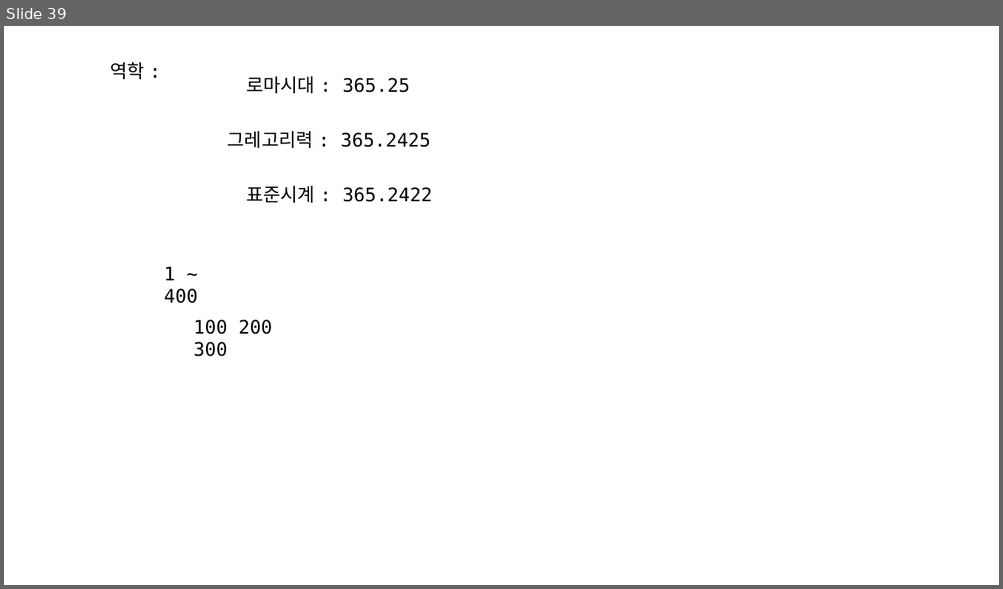
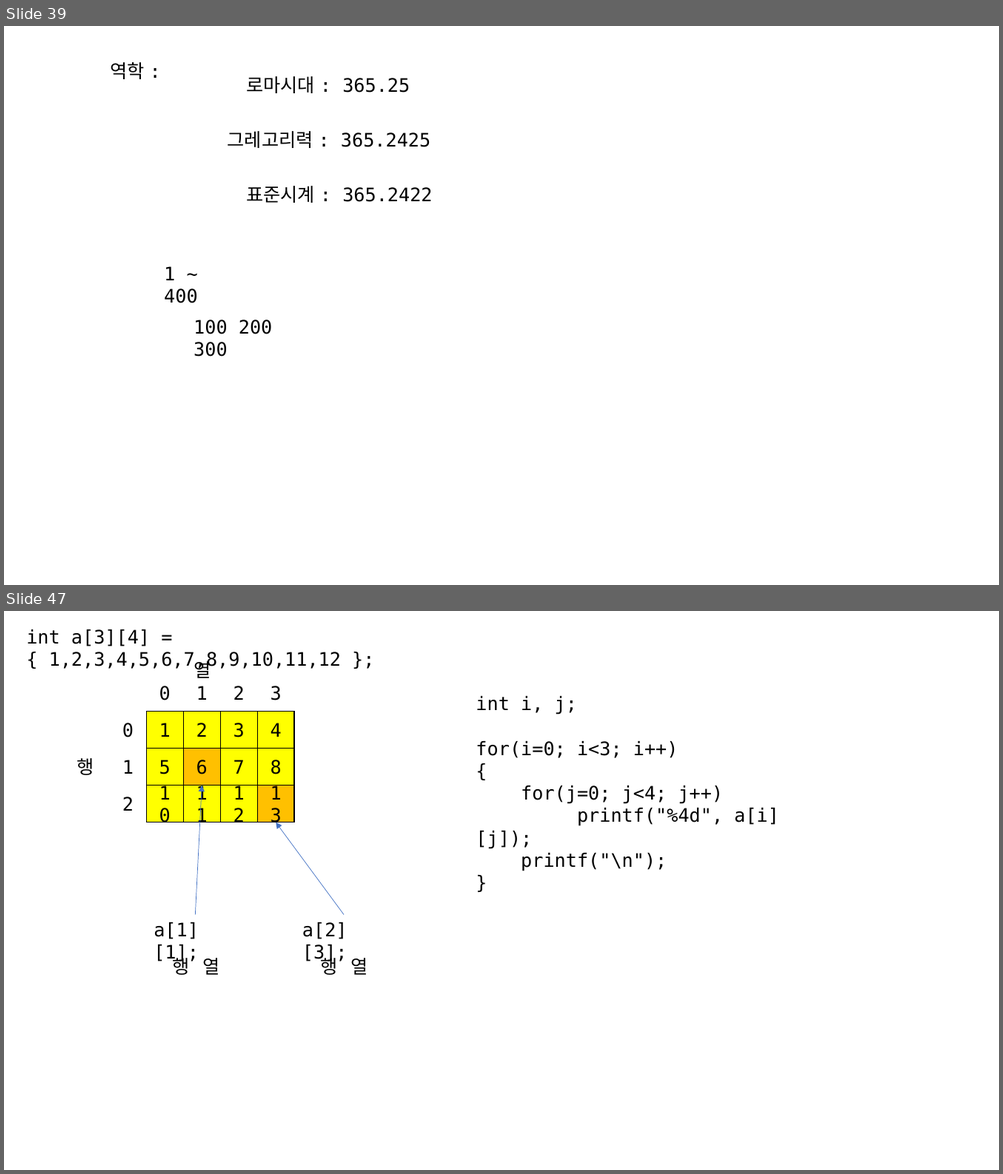
Before and after one commit to imguru-mooc/C_basic_AIR, a slide deck: C_판서.pptx. Shown one above the other, each under a label of ours: slide 39 before the commit, slides 39 and 47 after it; the slides between them are not shown. The pictures are 1003x589 and 1003x1174 pixels, drawn with LibreOffice and Linux fonts; fonts in the diff are those of the drawing. Boxes give left, top, right and bottom in pixels: in the first picture for what was removed or moved away, otherwise in the second. Text is boxed around its words. In the diff, an @@ line names an element or a change of style, - is before the commit and + after.

```diff
--- a/C_판서.pptx
+++ b/C_판서.pptx
@@ slide 47 added at <box>4,611,999,1170</box>, background #FFFFFF @@
@@ text added at <box>26,629,341,670</box>, 18 pt, text #000000 @@
+int a[3][4] = { 1,2,3,4,5,6,7,8,9,10,11,12 };
@@ text added at <box>194,658,211,678</box>, 18 pt, text #000000 @@
+열
@@ text added at <box>159,686,170,701</box>, 18 pt, text #000000 @@
+0
@@ text added at <box>196,686,208,700</box>, 18 pt, text #000000 @@
+1
@@ text added at <box>233,686,244,700</box>, 18 pt, text #000000 @@
+2
@@ text added at <box>270,686,282,701</box>, 18 pt, text #000000 @@
+3
@@ text added at <box>475,696,779,871</box>, 18 pt, text #000000 @@
+int i, j;
+for(i=0; i<3; i++)
+{
+for(j=0; j<4; j++)
+printf("%4d", a[i][j]);
+printf("\n");
+}
@@ rectangle added at <box>147,712,184,749</box>, fill #FFFF00, outline #000000 0.75 pt, 18 pt, text #000000 @@
+1
@@ rectangle added at <box>183,712,220,749</box>, fill #FFFF00, outline #000000 0.75 pt, 18 pt, text #000000 @@
+2
@@ rectangle added at <box>220,712,258,749</box>, fill #FFFF00, outline #000000 0.75 pt, 18 pt, text #000000 @@
+3
@@ rectangle added at <box>257,712,294,749</box>, fill #FFFF00, outline #000000 0.75 pt, 18 pt, text #000000 @@
+4
@@ text added at <box>122,723,134,738</box>, 18 pt, text #000000 @@
+0
@@ text added at <box>77,758,94,775</box>, 18 pt, text #000000 @@
+행
@@ text added at <box>122,760,134,774</box>, 18 pt, text #000000 @@
+1
@@ rectangle added at <box>147,749,184,786</box>, fill #FFFF00, outline #000000 0.75 pt, 18 pt, text #000000 @@
+5
@@ rectangle added at <box>183,749,220,786</box>, fill #FFC000, outline #000000 0.75 pt, 18 pt, text #000000 @@
+6
@@ rectangle added at <box>220,749,258,786</box>, fill #FFFF00, outline #000000 0.75 pt, 18 pt, text #000000 @@
+7
@@ rectangle added at <box>257,749,294,786</box>, fill #FFFF00, outline #000000 0.75 pt, 18 pt, text #000000 @@
+8
@@ rectangle added at <box>147,786,184,823</box>, fill #FFFF00, outline #000000 0.75 pt, 18 pt, text #000000 @@
+10
@@ rectangle added at <box>183,786,220,823</box>, fill #FFFF00, outline #000000 0.75 pt, 18 pt, text #000000 @@
+11
@@ arrow added from (195, 914) to (202, 786), #4472C4 0.5 pt @@
@@ rectangle added at <box>220,786,258,823</box>, fill #FFFF00, outline #000000 0.75 pt, 18 pt, text #000000 @@
+12
@@ rectangle added at <box>257,786,294,823</box>, fill #FFC000, outline #000000 0.75 pt, 18 pt, text #000000 @@
+13
@@ text added at <box>122,797,134,811</box>, 18 pt, text #000000 @@
+2
@@ arrow added from (344, 914) to (276, 822), #4472C4 0.5 pt @@
@@ text added at <box>153,923,199,964</box>, 18 pt, text #000000 @@
+a[1][1];
@@ text added at <box>302,923,347,964</box>, 18 pt, text #000000 @@
+a[2][3];
@@ text added at <box>172,954,189,975</box>, 18 pt, text #000000 @@
+행
@@ text added at <box>202,958,219,975</box>, 18 pt, text #000000 @@
+열
@@ text added at <box>321,954,338,975</box>, 18 pt, text #000000 @@
+행
@@ text added at <box>351,958,368,975</box>, 18 pt, text #000000 @@
+열
```
Also in this commit, not shown: 10 other slides added.
